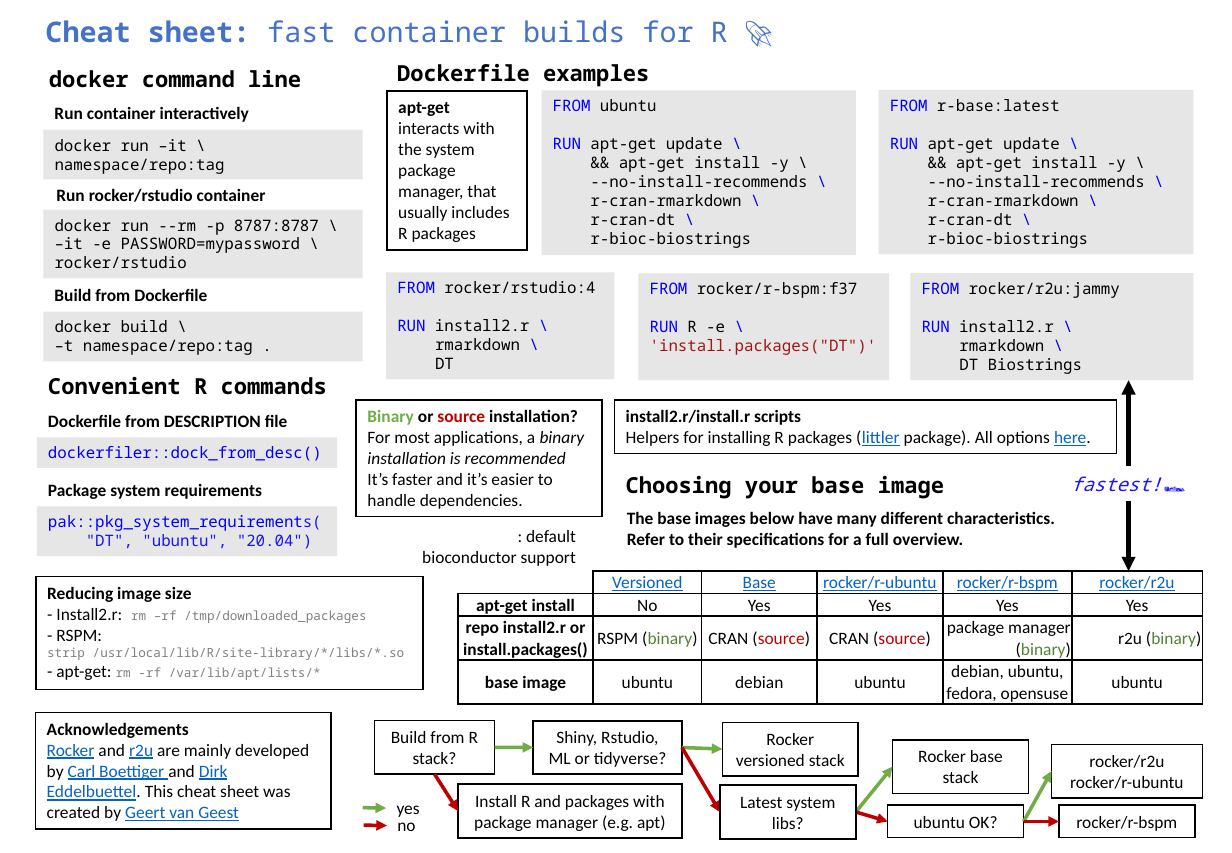
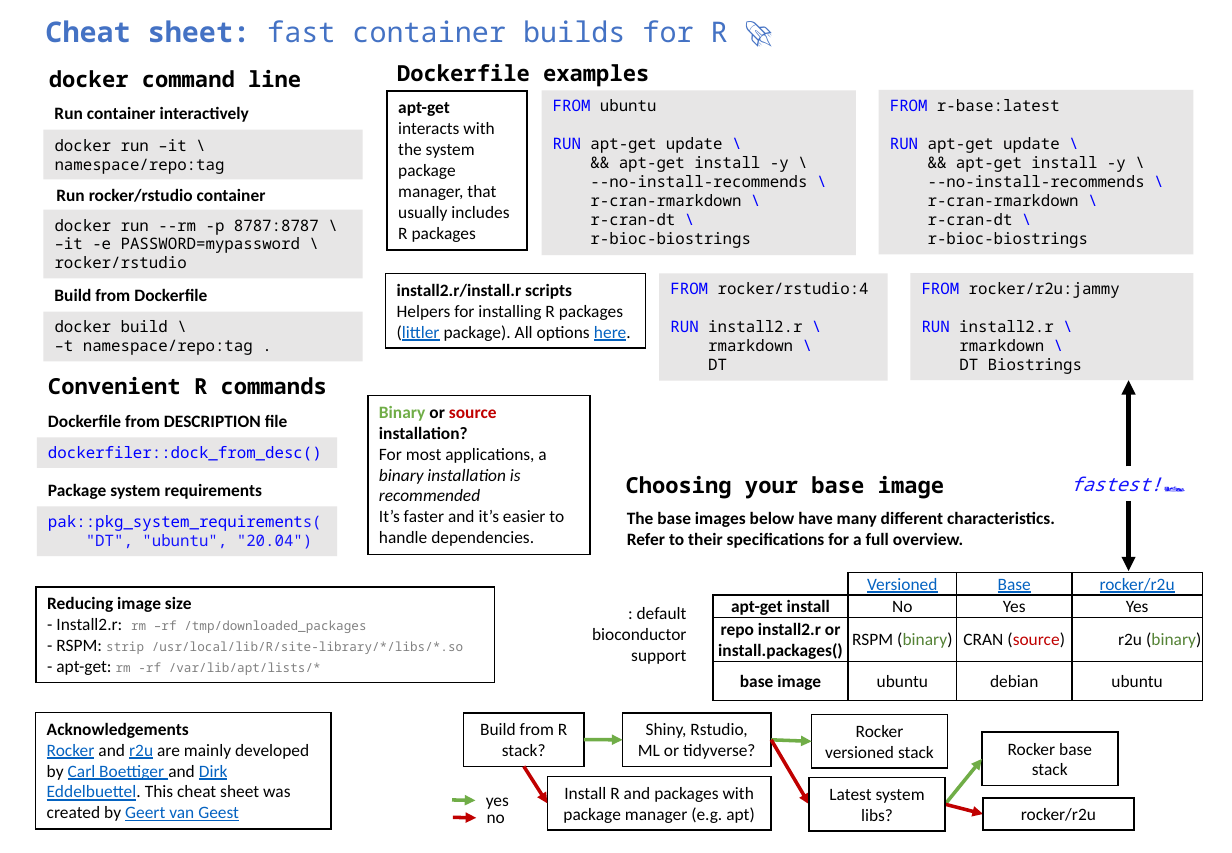
Before and after one commit to GeertvanGeest/r-docker-cheat-sheet, a slide deck: slide 1 of r-docker-cheatsheet.pptx. Drawn at 1232x853 pixels with LibreOffice and Linux fonts; fonts in the diff are those of the drawing; background and template pictures are left out. Boxes give left, top, right and bottom in pixels: in the first picture for what was removed or moved away, otherwise in the second. Text is boxed around its words. In the diff, an @@ line names an element or a change of style, - is before the commit and + after.

```diff
--- a/r-docker-cheatsheet.pptx
+++ b/r-docker-cheatsheet.pptx
@@ rectangle "install2.r/install.r scripts": place and size @@
-rectangle "install2.r/install.r scripts" at [614, 400, 1116, 454]
+rectangle "install2.r/install.r scripts" at [386, 273, 646, 348]
@@ rectangle removed at [638, 273, 888, 380] @@
-FROM rocker/r-bspm:f37
-RUN R -e \ 'install.packages("DT")'
@@ rectangle "FROM rocker/rstudio:4": place and size @@
-rectangle "FROM rocker/rstudio:4" at [387, 272, 615, 379]
+rectangle "FROM rocker/rstudio:4" at [660, 273, 888, 380]
@@ rectangle "Binary or source installation?": place and size @@
-rectangle "Binary or source installation?" at [356, 400, 602, 518]
+rectangle "Binary or source installation?" at [367, 396, 589, 555]
@@ rectangle "Reducing image size": place and size @@
-rectangle "Reducing image size" at [36, 577, 424, 689]
+rectangle "Reducing image size" at [36, 587, 495, 683]
@@ text ": default bioconductor support" rewrapped from [422, 530, 576, 566] to [592, 607, 687, 664] @@
@@ table at [713, 572, 1202, 698] @@
-column 4: rocker/r-ubuntu | Yes | CRAN (source) | ubuntu
-column 5: rocker/r-bspm | Yes | package manager (binary) | debian, ubuntu, fedora, opensuse
@@ table: place and size @@
-table at [458, 571, 1202, 708]
+table at [713, 572, 1202, 698]
@@ text in rectangle at [56, 639, 463, 654]: text changed @@
-- RSPM:
-strip /usr/local/lib/R/site-library/*/libs/*.so
+- RSPM: strip /usr/local/lib/R/site-library/*/libs/*.so
@@ 6 arrows, 5 rectangles, 2 texts: place and size @@
-6 arrows, 5 rectangles, 2 texts at [363, 721, 1030, 838]
+6 arrows, 5 rectangles, 2 texts at [452, 713, 1118, 830]
@@ rectangle "Latest system libs?": place and size @@
-rectangle "Latest system libs?" at [720, 785, 857, 838]
+rectangle "Latest system libs?" at [810, 778, 946, 832]
@@ arrow removed from (1024, 821) to (1052, 771) @@
@@ text in rectangle at [1070, 776, 1183, 789]: paragraph removed @@
-rocker/r-ubuntu
@@ rectangle removed at [888, 805, 1025, 838] @@
-ubuntu OK?
@@ arrow moved from (857, 812) - (888, 821) to (945, 804) - (983, 815) @@
@@ rectangle "rocker/r2u": place and size @@
-rectangle "rocker/r2u" at [1052, 744, 1204, 797]
+rectangle "rocker/r2u" at [983, 797, 1134, 830]
@@ rectangle removed at [1059, 805, 1196, 838] @@
-rocker/r-bspm
@@ arrow moved from (364, 825) - (387, 826) to (453, 818) - (477, 818) @@
@@ arrow removed from (1024, 821) to (1059, 821) @@
```
Also in this commit, not shown: 1 other file.
